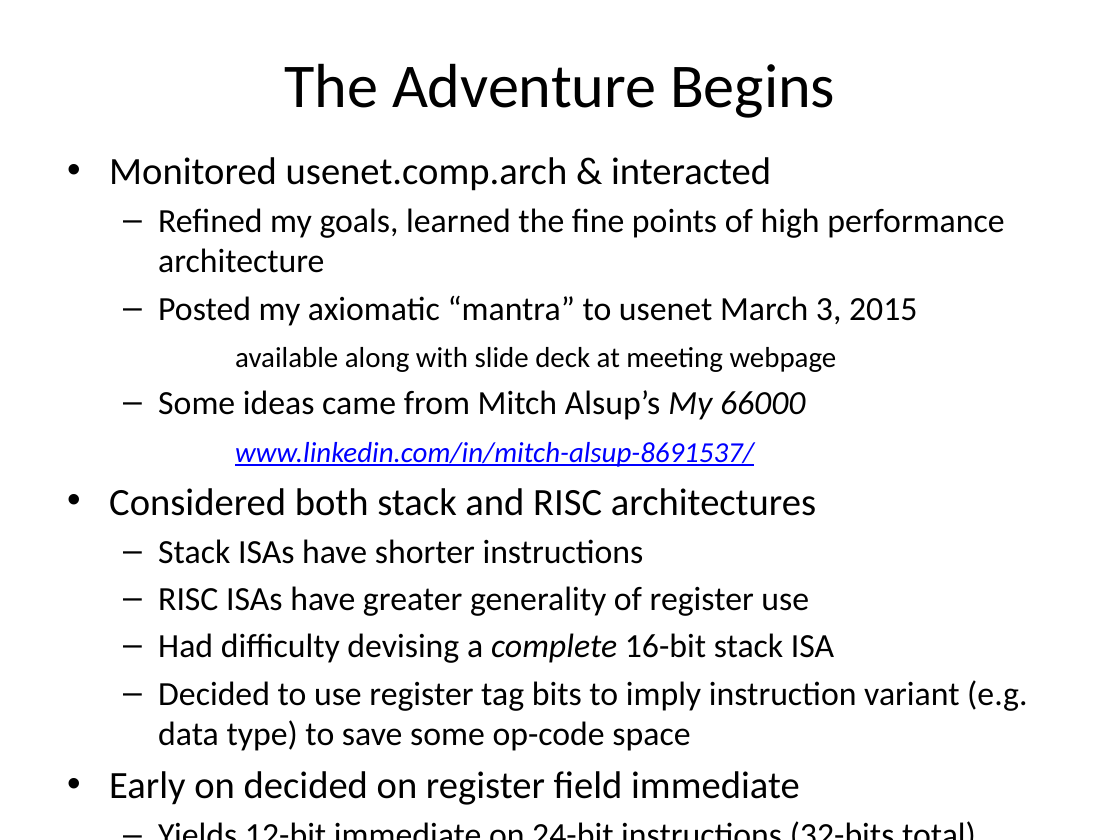
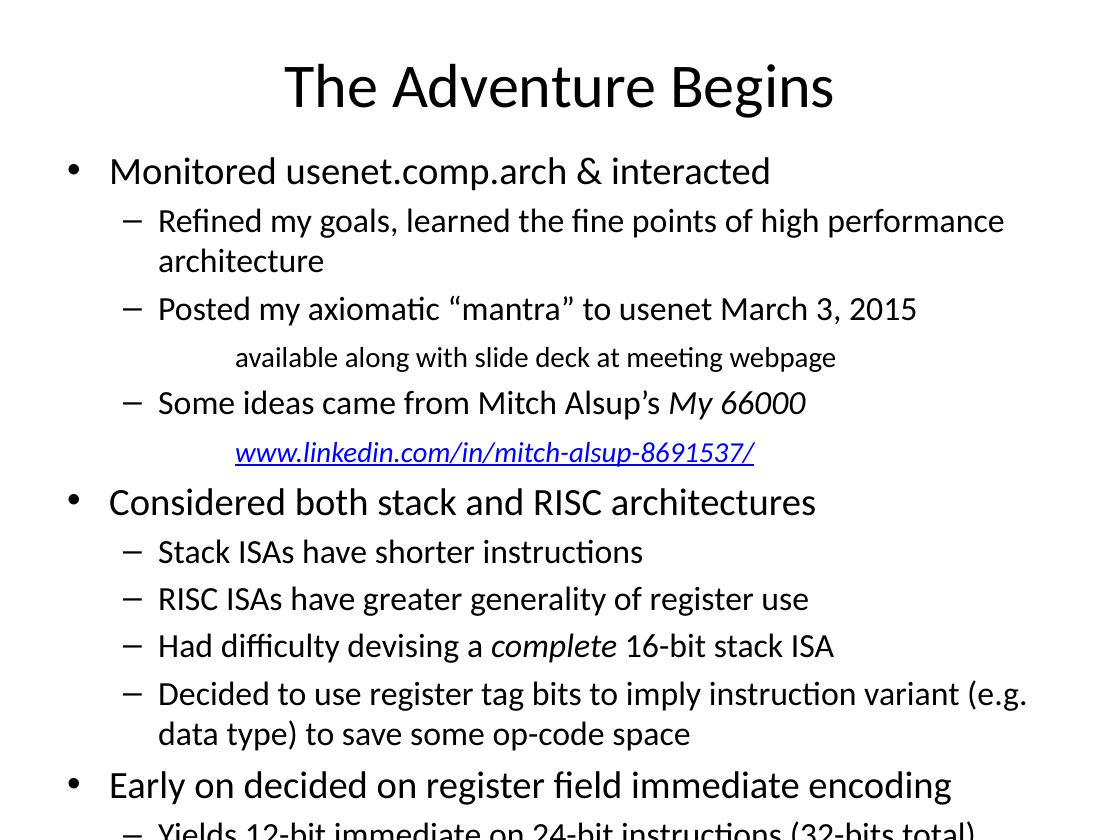
Before and after one commit to jimbrake/TROC16_16, a slide deck: slide 4 of DIY_soft-core_uP.pptx. Drawn at 1120x840 pixels with LibreOffice and Linux fonts; fonts in the diff are those of the drawing. Boxes give left, top, right and bottom in pixels: in the first picture for what was removed or moved away, otherwise in the second. Text is boxed around its words. In the diff, an @@ line names an element or a change of style, - is before the commit and + after.

```diff
--- a/DIY_soft-core_uP.pptx
+++ b/DIY_soft-core_uP.pptx
@@ text at [109, 771, 951, 805]: text changed @@
-• Early on decided on register field immediate
+• Early on decided on register field immediate encoding
```
Also in this commit, not shown: 5 other slides changed, 2 slides added.
